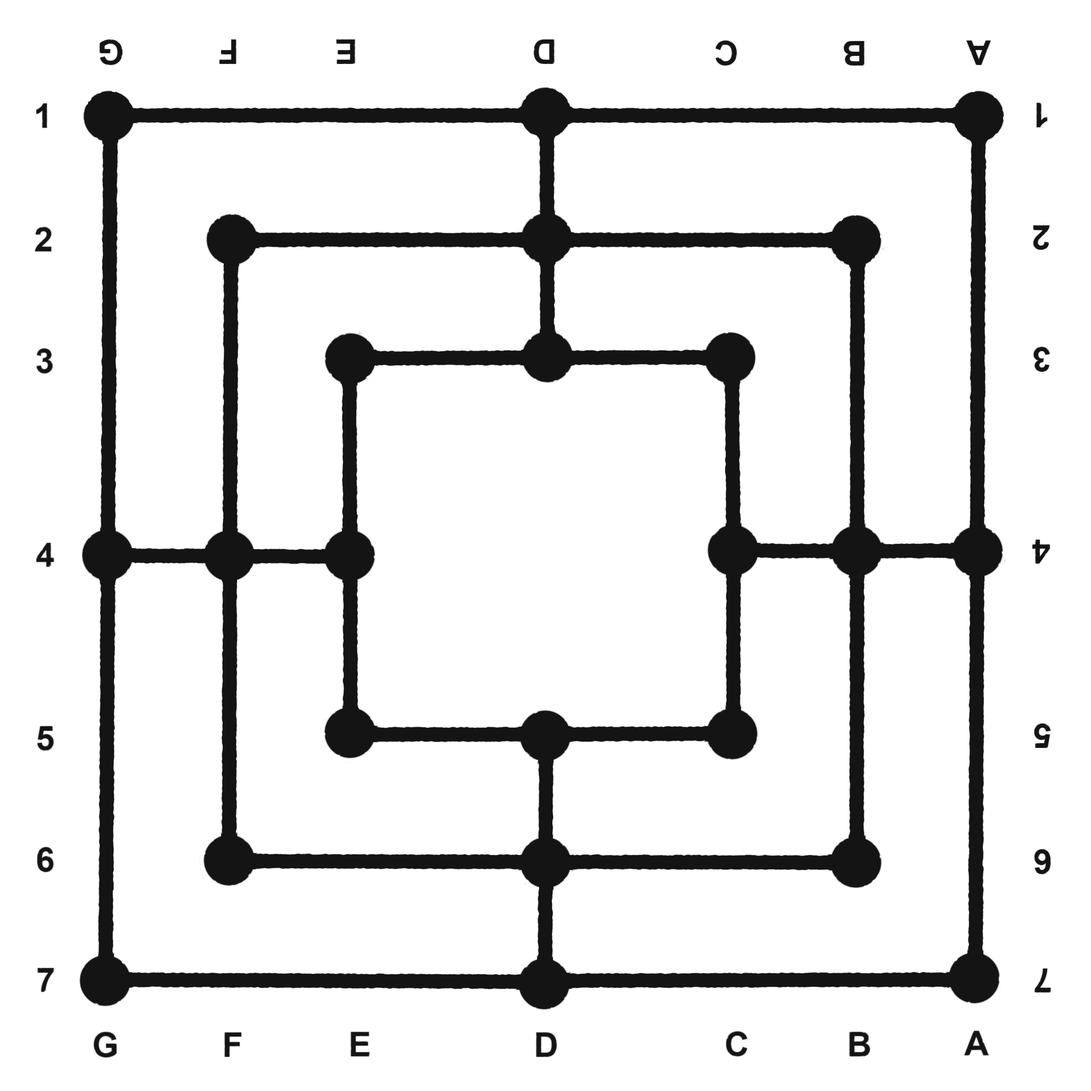
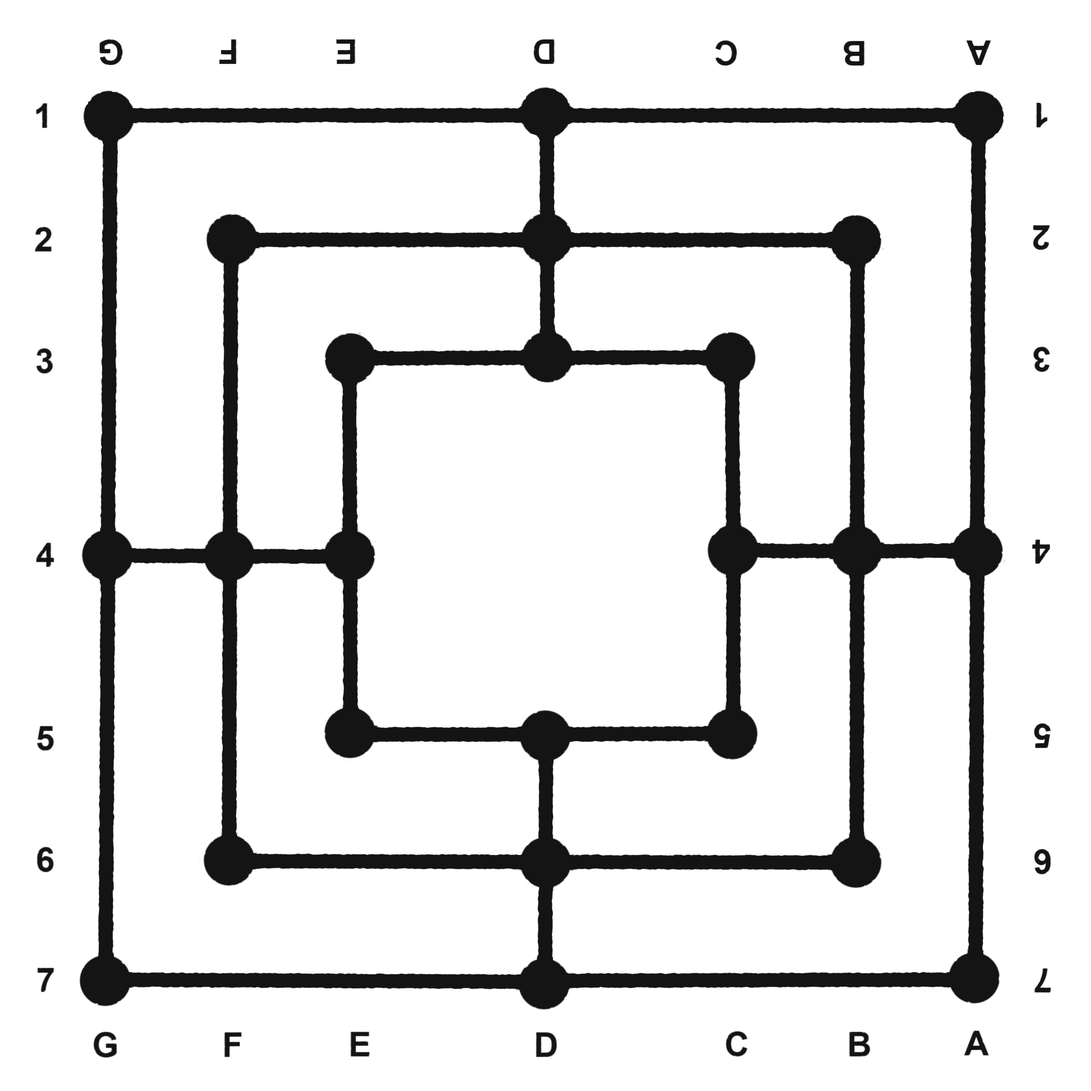
Revision of a layered 1091px x 1091px image; what changed, layer by layer:
painted on "Paint" over [101, 140, 987, 992]
